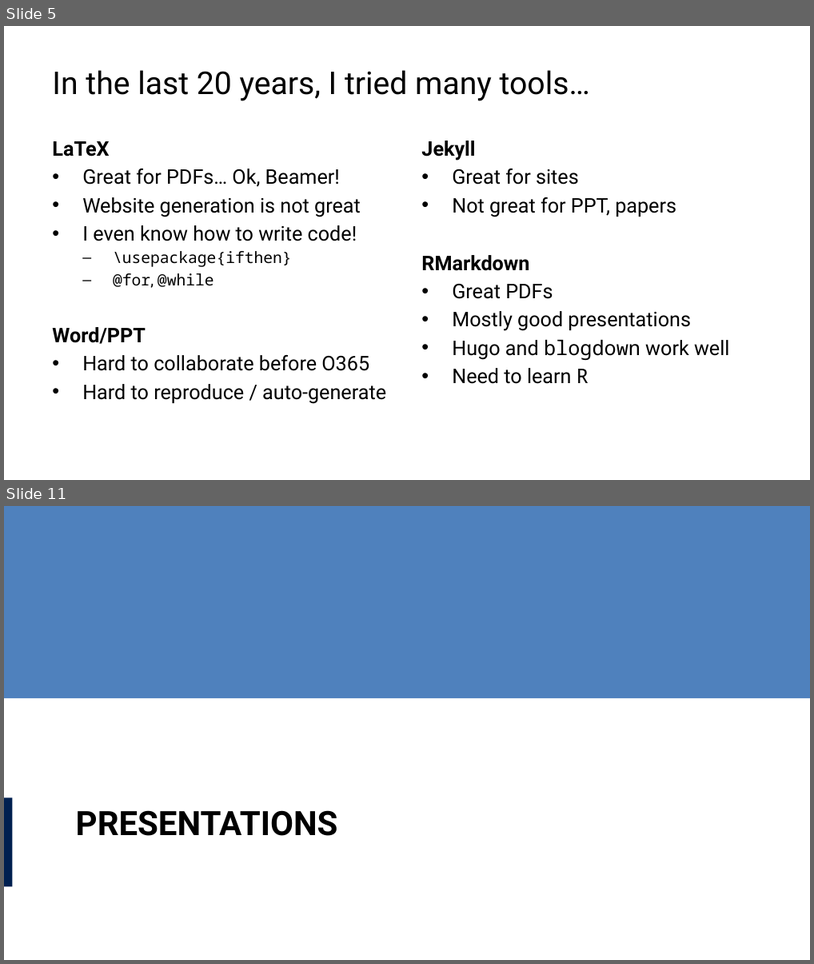
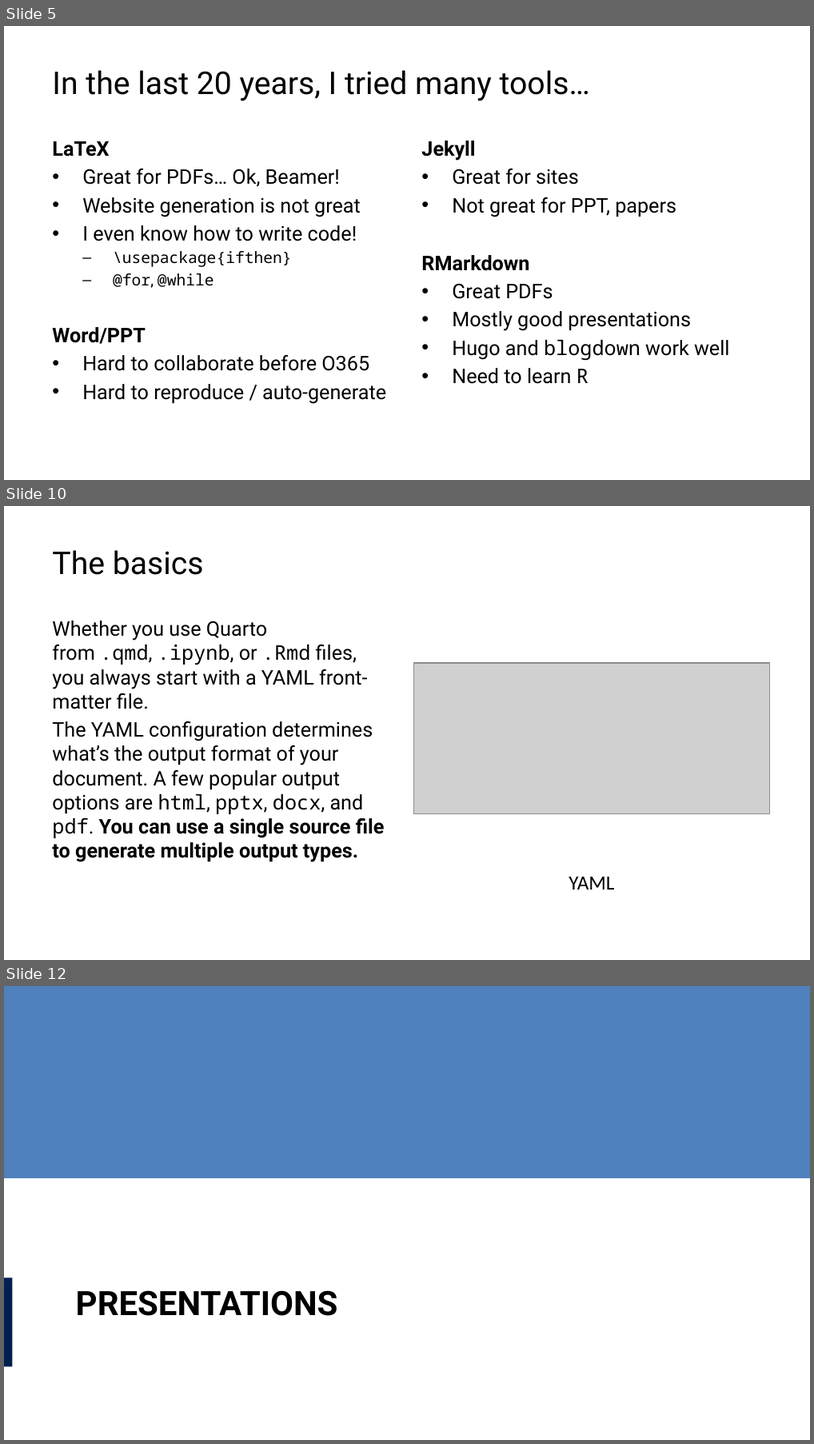
Before and after one commit to lucas-a-meyer/using-quarto, a slide deck: docs/using-quarto-ppt.pptx. Shown one above the other, each under a label of ours: slides 5 and 11 before the commit, slides 5, 10 and 12 after it; the slides between them are not shown. The pictures are 814x964 and 814x1444 pixels, drawn with LibreOffice and Linux fonts; fonts in the diff are those of the drawing; grey boxes stand for pictures. Boxes give left, top, right and bottom in pixels: in the first picture for what was removed or moved away, otherwise in the second. Text is boxed around its words. In the diff, an @@ line names an element or a change of style, - is before the commit and + after.

Commit message:
First version of 'Why Quarto' section

```diff
--- a/docs/using-quarto-ppt.pptx
+++ b/docs/using-quarto-ppt.pptx
@@ slide 10 added at [4, 506, 810, 960], background #FFFFFF @@
@@ title added at [52, 550, 204, 575], 28 pt, text #000000 @@
+The basics
@@ text added at [52, 620, 385, 862], 18 pt, text #000000 @@
+Whether you use Quarto from .qmd, .ipynb, or .Rmd files, you always start with a YAML front-matter file.
+The YAML configuration determines what’s the output format of your document. A few popular output options are html, pptx, docx, and pdf. You can use a single source file to generate multiple output types.
@@ picture added at [414, 663, 770, 814] @@
@@ text added at [569, 876, 614, 889], 18 pt, text #000000 @@
+YAML
@@ what was slide 11 is now slide 12 @@
```
Also in this commit, not shown: 3 slides changed, 8 other slides added, 4 slides removed, 14 other files.
